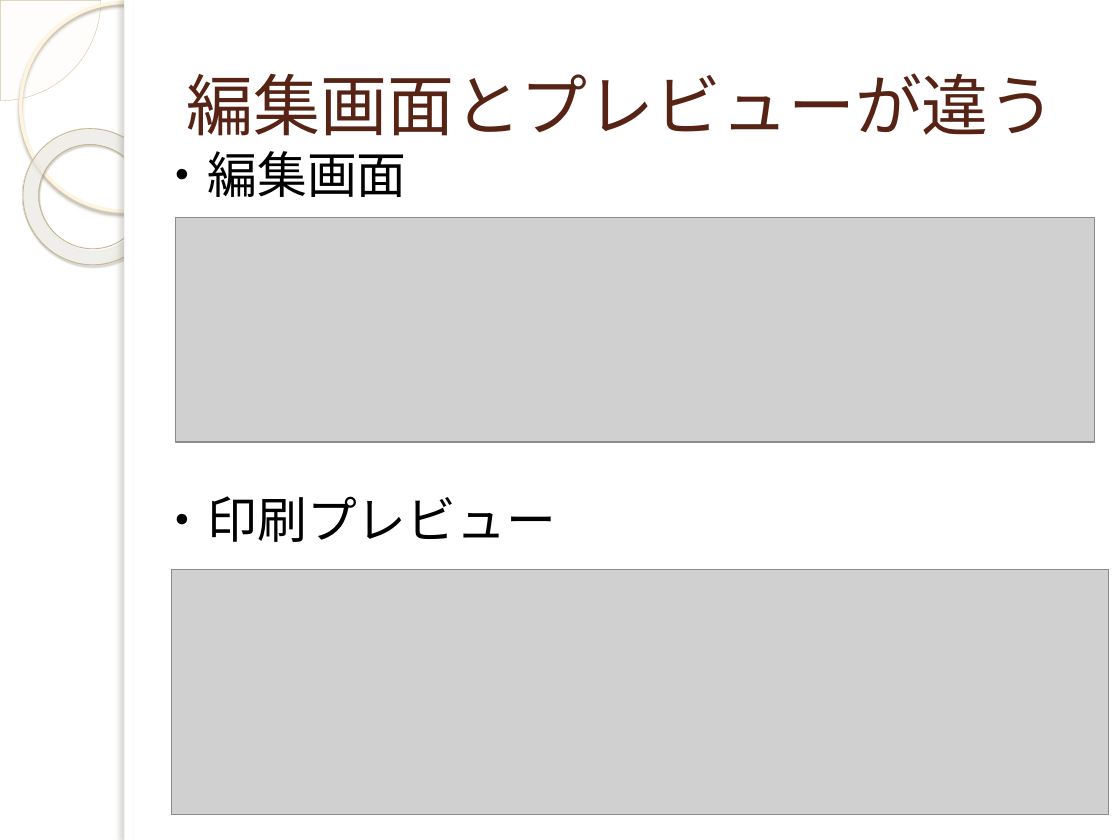
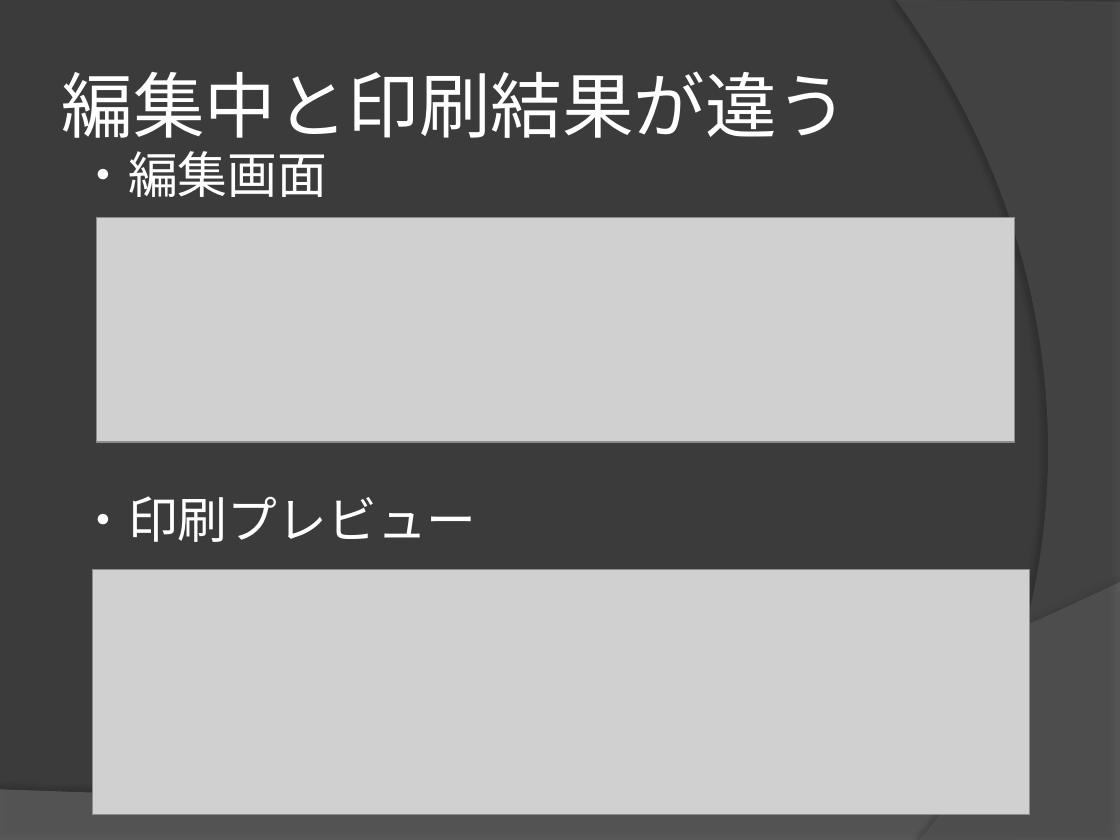
Before and after one commit to yuridonus/FEstudy, a slide deck: slide 15 of hateful_excel.pptx (slide 9 before the commit). Drawn at 1120x840 pixels with LibreOffice and Linux fonts; fonts in the diff are those of the drawing; grey boxes stand for pictures; background and template pictures are left out. Boxes give left, top, right and bottom in pixels: in the first picture for what was removed or moved away, otherwise in the second. Text is boxed around its words. In the diff, an @@ line names an element or a change of style, - is before the commit and + after.

```diff
--- a/hateful_excel.pptx
+++ b/hateful_excel.pptx
@@ background picture (left out) to #3B3B3B @@
@@ pie slice (boxed as its full ellipse) removed at [0, 0, 101, 101] @@
@@ ellipse removed at [20, 2, 228, 211] @@
@@ rectangle removed at [124, 0, 1120, 840] @@
@@ rectangle removed at [124, 0, 133, 840] @@
@@ freeform shape added at [896, 0, 1120, 840], fill #5E5E5E at 40% opacity @@
@@ title at [62, 71, 849, 138]: text changed; size 43 to 46 pt; text colour #572314 to #FFFFFF @@
-編集画面とプレビューが違う
+編集中と印刷結果が違う
@@ donut removed at [0, 101, 187, 292] @@
@@ text "・編集画面" at [78, 151, 476, 542]: text colour #000000 to #FFFFFF @@
@@ freeform shape added at [0, 582, 1120, 840], fill #7F7F7F at 45% opacity @@
@@ 2 pictures, 1 text: place and size @@
-2 pictures, 1 text at [158, 151, 1110, 815]
+2 pictures, 1 text at [78, 151, 1030, 815]
```
Also in this commit, not shown: 7 other slides changed, 24 slides added, 26 slides removed.
